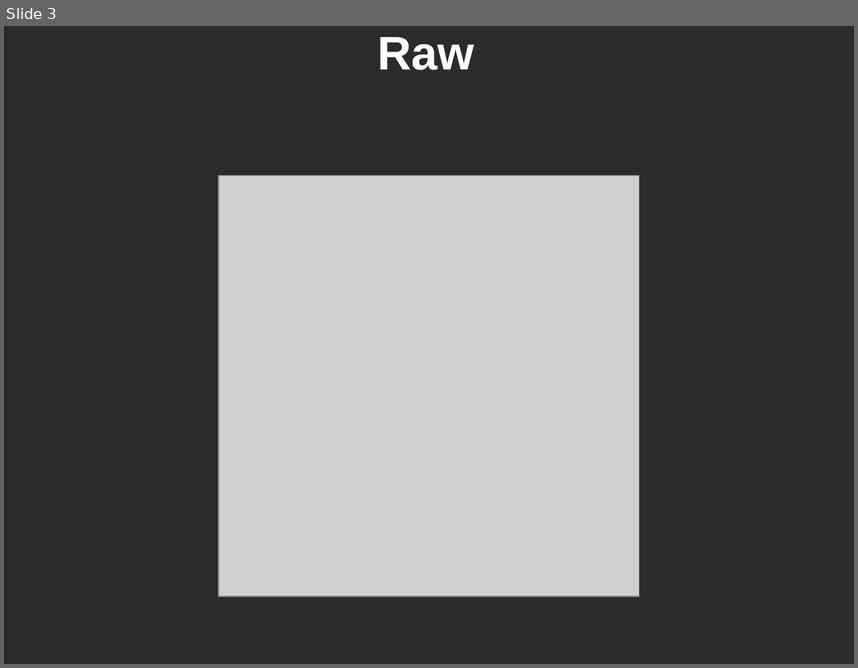
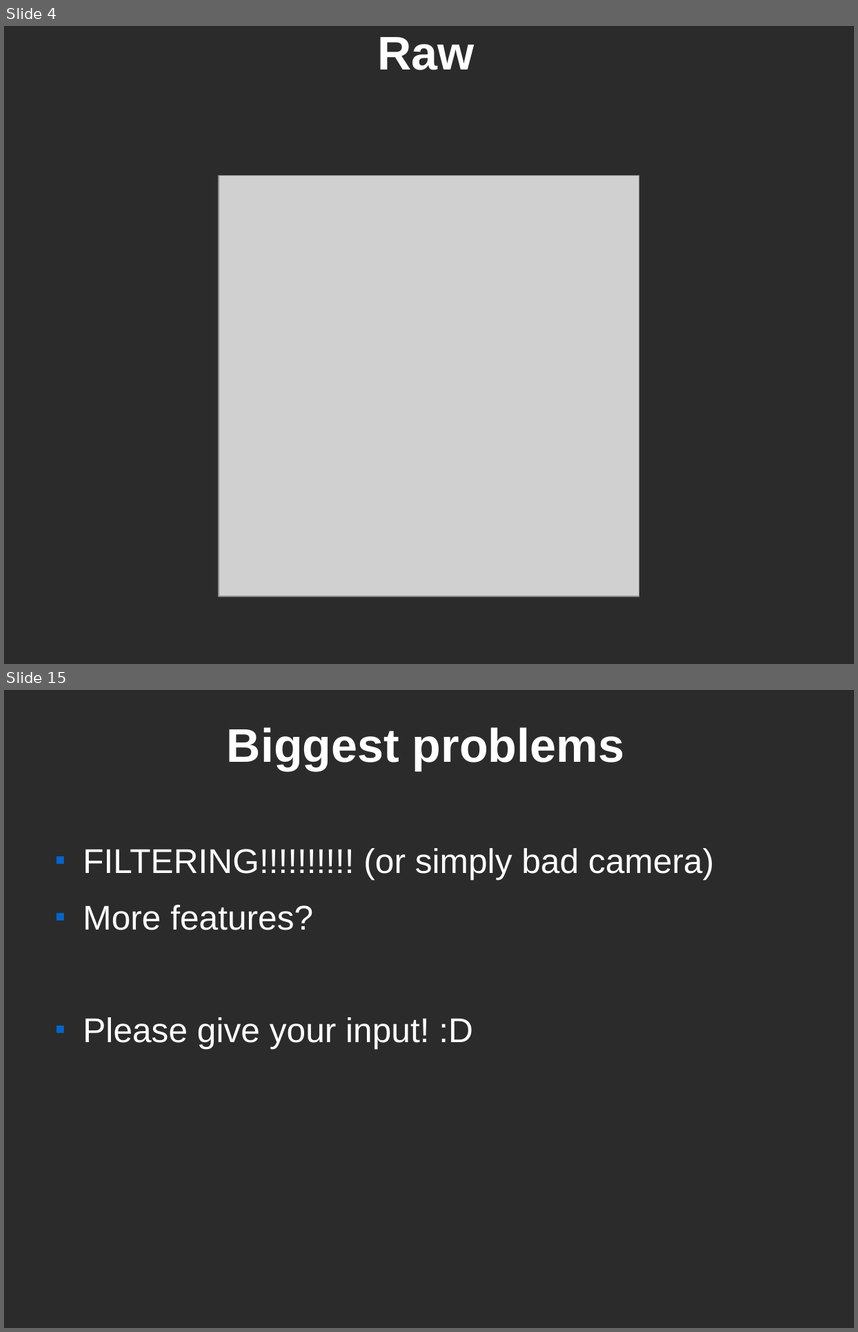
Before and after one commit to Tarrasch/AlphaBiscuit, a slide deck: presentation/biscuits.odp. Shown one above the other, each under a label of ours: slide 3 before the commit, slides 4 and 15 after it; the slides between them are not shown. The pictures are 858x668 and 858x1332 pixels, drawn with LibreOffice and Linux fonts; fonts in the diff are those of the drawing; grey boxes stand for pictures; background and template pictures are left out; a plain dark background stands for a picture behind light text. Boxes give left, top, right and bottom in pixels: in the first picture for what was removed or moved away, otherwise in the second. Text is boxed around its words. In the diff, an @@ line names an element or a change of style, - is before the commit and + after.

```diff
--- a/presentation/biscuits.odp
+++ b/presentation/biscuits.odp
@@ slide 15 added at (4, 690, 854, 1328), background picture (left out) @@
@@ title added at (227, 727, 624, 771), 44 pt, text #FFFFFF, bold @@
+Biggest problems
@@ text added at (83, 848, 714, 1049), 32 pt, text #FFFFFF @@
+■ FILTERING!!!!!!!!!! (or simply bad camera)
+■ More features?
+■ Please give your input! :D
@@ what was slide 3 is now slide 4 @@
```
Also in this commit, not shown: 2 slides changed, 10 other slides added, 2 other files.
